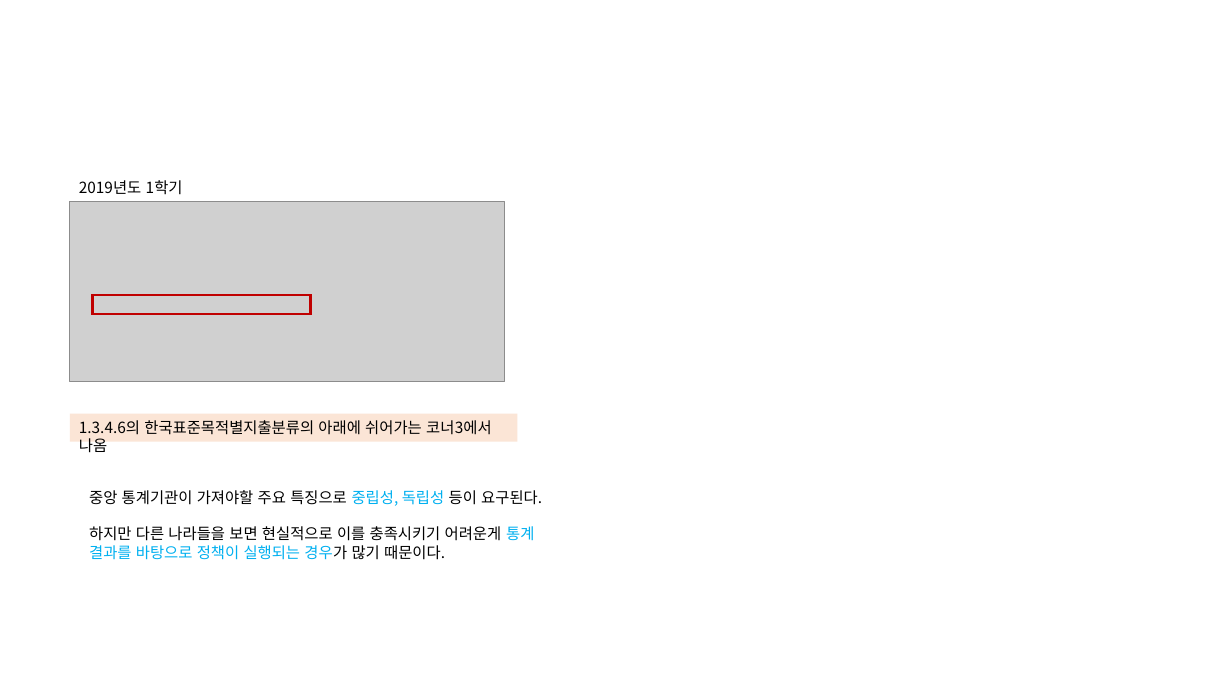
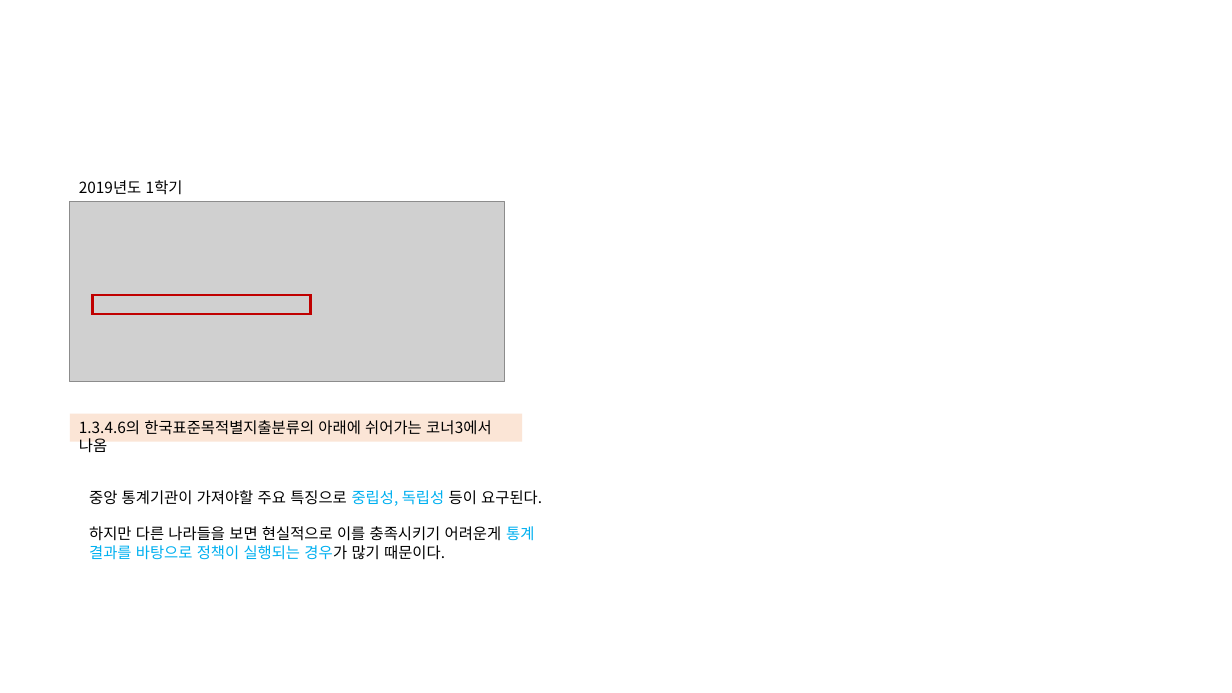
Before and after one commit to KNOU-STUDY/KNOU-UNDERSTANDING-NATIONAL-STATISTICS, a slide deck: slide 17 of previous_question/1장-국가통계제도.pptx. Drawn at 1232x693 pixels with LibreOffice and Linux fonts; fonts in the diff are those of the drawing; grey boxes stand for pictures. Boxes give left, top, right and bottom in pixels: in the first picture for what was removed or moved away, otherwise in the second. Text is boxed around its words. In the diff, an @@ line names an element or a change of style, - is before the commit and + after.

```diff
--- a/previous_question/1장-국가통계제도.pptx
+++ b/previous_question/1장-국가통계제도.pptx
@@ rectangle "1.3.4.6의 한국표준목적별지출분류의 아래에 쉬어가는 코너3에서 ...": place and size @@
-rectangle "1.3.4.6의 한국표준목적별지출분류의 아래에 쉬어가는 코너3에서 ..." at box(70, 414, 518, 442)
+rectangle "1.3.4.6의 한국표준목적별지출분류의 아래에 쉬어가는 코너3에서 ..." at box(70, 414, 522, 442)
```
Also in this commit, not shown: 2 other slides changed, 1 other file.
